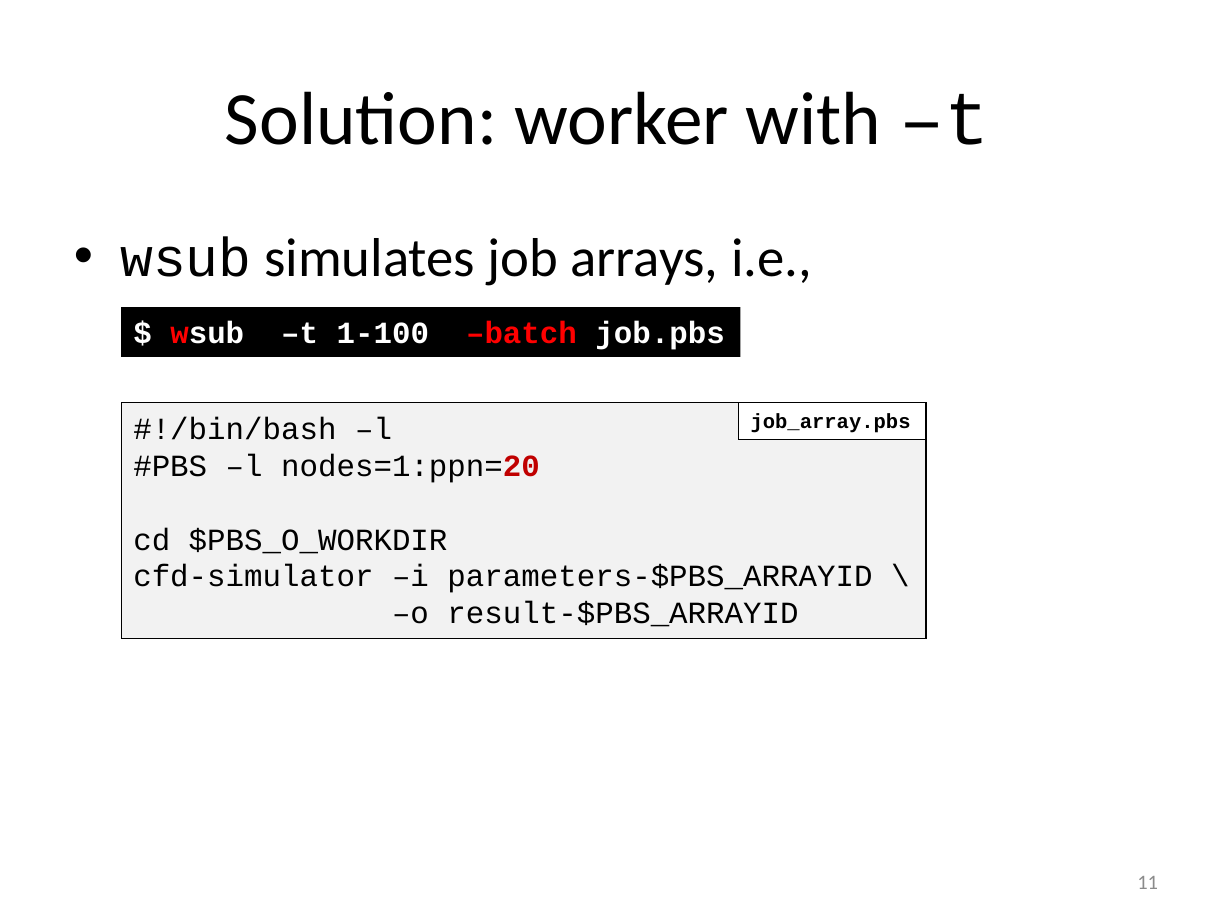
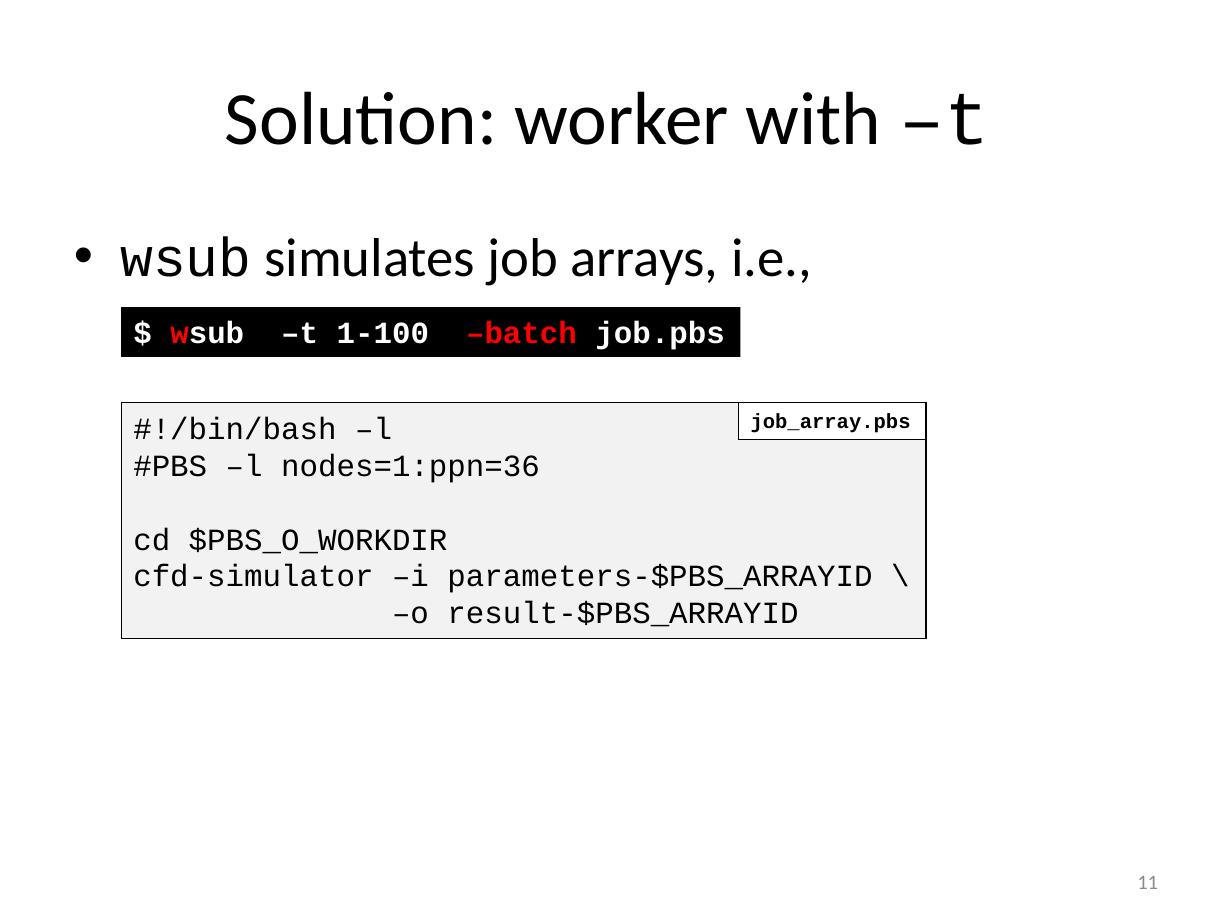
Before and after one commit to gjbex/worker-and-atools, a slide deck: slide 11 of worker_atools.pptx. Drawn at 1232x924 pixels with LibreOffice and Linux fonts; fonts in the diff are those of the drawing. Boxes give left, top, right and bottom in pixels: in the first picture for what was removed or moved away, otherwise in the second. Text is boxed around its words. In the diff, an @@ line names an element or a change of style, - is before the commit and + after.

```diff
--- a/worker_atools.pptx
+++ b/worker_atools.pptx
@@ text in rectangle at box(133, 453, 540, 483): text changed @@
-#PBS –l nodes=1:ppn=20
+#PBS –l nodes=1:ppn=36
```
Also in this commit, not shown: 9 other slides changed.
